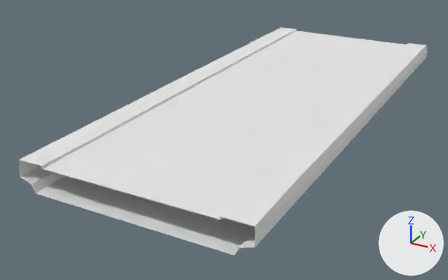
An edit to the OBJ model mesh/26/br4_elevated_segment-1_HC.obj, drawn before and after from the same camera.
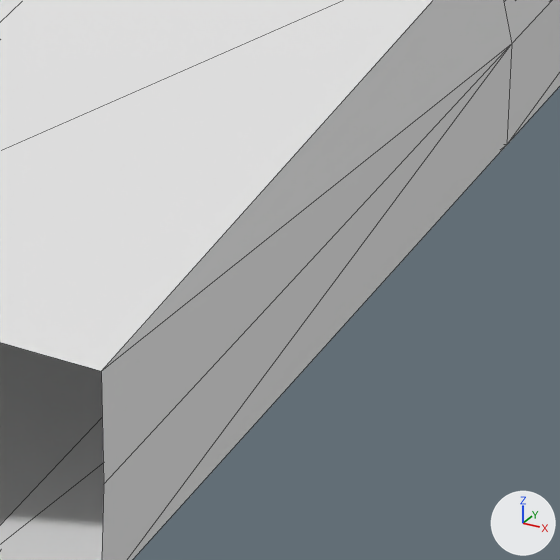
There are two pictures of each version: one whole from a 50 mm lens placed at (31.9, -71.3, 26.7), pointed at (-4.6, -4.9, -6.5), one close up on the part from 55% to 67% of the width and 68% to 87% of the height. Lighting does not change. The marker at lower right points along +X, +Y and +Z. The close-ups show mesh edges as thin lines. Where no turn or scale is listed for an object, it has been applied to the vertices.

Objects in the first close-up: 'br4_elevated_segment-1_HC'.
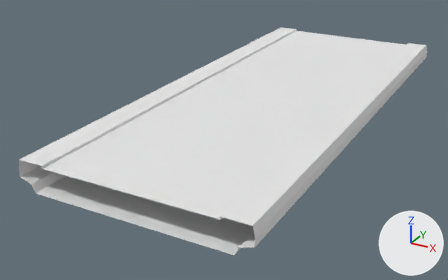
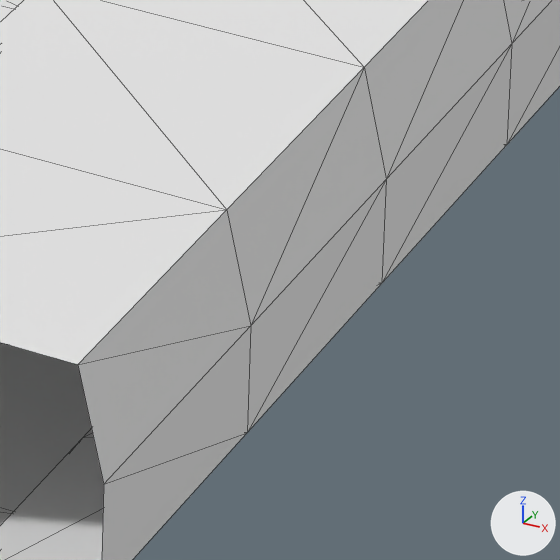
Edits to the bpy script that builds the scene:
```text
Change me_br4_elevated_segment_1_hc:
    used by ob_br4_elevated_segment_1_hc; location = (0.0, 0.0, 0.0)
    remove me_br4_elevated_segment_1_hc.from_pydata(...)  # 144 vertices, 256 faces; spans x -13.2..13.2, y -32.0..32.0, z -3.4..0.0
    add me_br4_elevated_segment_1_hc.from_pydata(...)  # 400 vertices, 768 faces; spans x -13.2..13.2, y -32.0..32.0, z -3.4..0.0
    me_br4_elevated_segment_1_hc part 1: 1 vertex removed from x 13.2, y -32.0, z 0.0; 257 vertices added at x -13.2..13.2, y -32.0..29.3, z -3.4..0.0
```

Changed parts and their boxes (x1, y1, x2, y2) in the close-ups (560 x 560 px):
part 1 of me_br4_elevated_segment_1_hc, built on: before (0, 0, 512, 484); after (0, 0, 560, 560)
